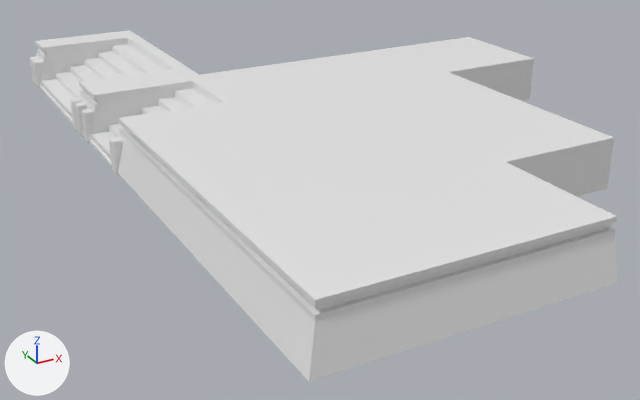
The FBX model ProjetFirstPerson/Assets/Art/3D/Fbx/Architecture/Clean/Export_Groupe_/Export_Groupe_11.fbx, before and after one commit.
Rendered twice from a camera (50 mm lens) standing at (-4.55, -8.56, 5.12) and looking at (2.17, 3.66, -0.99). The axes (+X, +Y, +Z) are drawn at lower left. The lights are the same throughout. Where no turn or scale is listed for an object, it has been applied to the vertices.

In view in the first picture: 'SM_Platforme_Body_2x2_03_low', 'SM_Platforme_Body_2x4_02_low', 'SM_Platforme_Body_4x4_01_low', 'SM_Platforme_FrontAngle_2x2_03_low', 'SM_Platforme_Front_2x2_02_low', 'SM_Platforme_Front_2x4_01_low', 'SM_Platforme_Stair_2x2_01_low', 'SM_Platforme_Stair_2x4_02_low'.
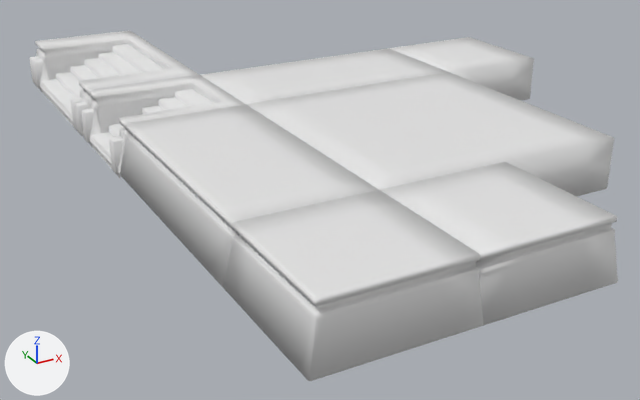
What differs and where, as boxes [x1, y1, x2, y2] in the pictures (640 x 400 px; the box of a moved part takes in the faces that stretch with it):
'SM_Platforme_FrontAngle_2x2_03_low', reshaped: before [223, 190, 484, 382]; after [223, 190, 484, 381]
part 1 of me_plane_053, moved or reshaped: before [232, 222, 480, 382]; after [232, 222, 480, 381]
part 3 of me_plane_060, moved or reshaped: [473, 212, 617, 274] in both
part 5 of me_plane_032, shading changed: [246, 72, 614, 196] in both
part 6 of me_plane_057, shading changed: [389, 37, 534, 101] in both
part 7 of me_plane_044, moved or reshaped: [125, 123, 242, 241] in both

The edits, one by one:
me_plane_044 is used by ob_sm_platforme_front_2x4_01_low; location (1.0, 4.0, 0.0).
me_plane_044 had 204 vertices, 200 faces and spanned x -2.15..0.0, y -4.0..0.0, z 0.0..0.8.
me_plane_044 now has 222 vertices, 216 faces and spans x -2.15..0.0, y -4.0..0.0, z 0.0..0.8.
Part 7, on me_plane_044:
18 vertices are removed from x -2.0, y -4.0..0.0, z 0.63..0.8.
36 faces are deleted.
18 vertices are added at x -1.98, y -4.0..0.0, z 0.63..0.8.
18 new vertices lie (0.0, 0.0, 0.05) away from vertices in x -2.0, y -4.0..0.0, z 0.56..0.73.
52 new faces join them.
me_plane_053 is used by ob_sm_platforme_frontangle_2x2_03_low; location (1.0, 0.0, 0.0).
me_plane_053 had 180 vertices, 179 faces and spanned x -2.15..0.0, y -2.15..0.0, z 0.0..0.8.
me_plane_053 now has 211 vertices, 206 faces and spans x -2.15..0.0, y -2.15..0.0, z 0.0..0.8.
me_plane_053 part 1: 2 vertices moved from x -2.15..-2.0, y -2.15..-2.0, z 0.0 to x -2.15..-2.14, y -2.15..-2.14, z 0.0; 29 vertices removed from x -2.15..0.0, y -2.15..0.0, z 0.0..0.8; 60 vertices added at x -2.0..0.0, y -2.0..0.0, z 0.0..0.8.
me_plane_053 part 2: the surface is now shaded smooth.
me_plane_032 has 162 vertices, 160 faces and spans x -4.0..0.0, y -4.0..0.0, z 0.0..0.8.
me_plane_032 is used by ob_sm_platforme_body_4x4_01_low; location (5.0, 4.0, 0.0).
me_plane_032 part 5: edges marked sharp go from 68 to 0.
me_plane_060 is used by ob_sm_platforme_front_2x2_02_low; location (1.0, 0.0, 0.0).
me_plane_060 had 124 vertices, 120 faces and spanned x 0.0..2.0, y -2.15..0.0, z 0.0..0.8.
me_plane_060 now has 134 vertices, 128 faces and spans x 0.0..2.0, y -2.15..0.0, z 0.0..0.8.
Part 3, on me_plane_060:
10 vertices are removed from x 0.0..2.0, y -2.0, z 0.63..0.8.
20 faces are deleted.
10 vertices are added at x 0.0..2.0, y -1.98, z 0.63..0.8.
10 new vertices lie (0.0, 0.0, 0.05) away from vertices in x 0.0..2.0, y -2.0, z 0.56..0.73.
28 new faces join them.
me_plane_060 part 4: the surface is now shaded smooth.
me_plane_057 has 50 vertices, 48 faces and spans x -2.0..0.0, y -2.0..0.0, z 0.0..0.8.
me_plane_057 is used by ob_sm_platforme_body_2x2_03_low; location (7.0, 6.0, 0.0).
me_plane_057 part 6: edges marked sharp go from 36 to 0.
